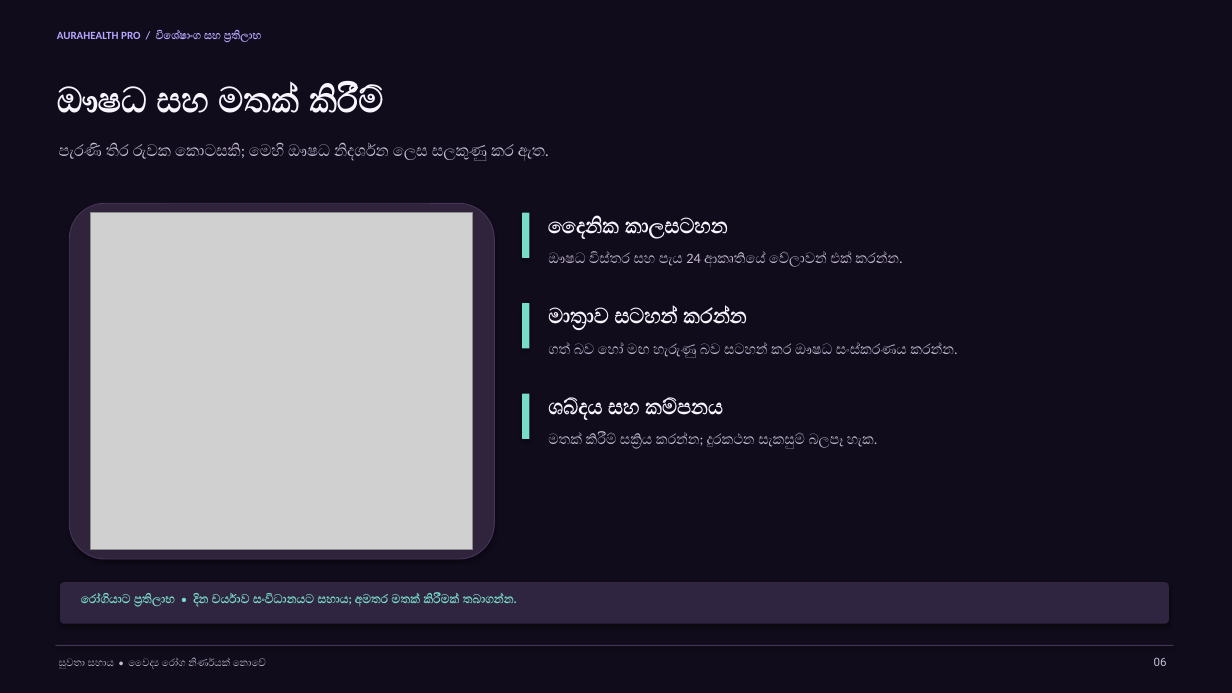
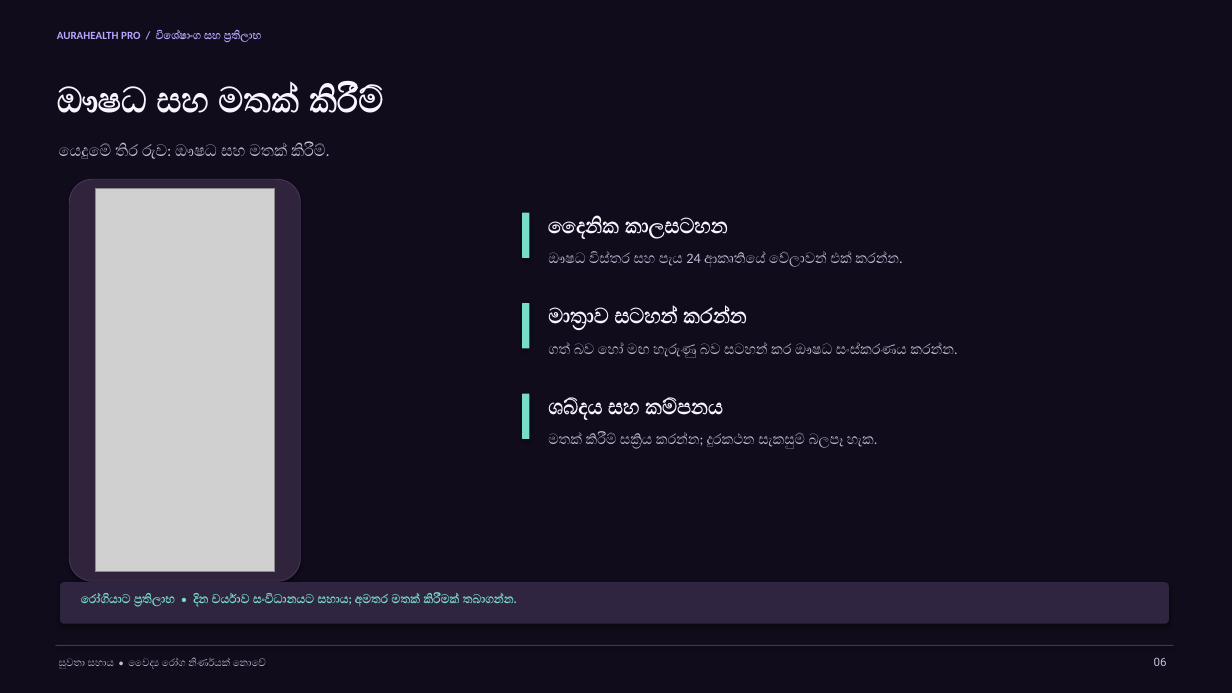
Before and after one commit to mrh995044-a11y/aura-helth-pro-complet, a slide deck: slide 6 of deliverables/AuraHealth-Pro-Features-and-Benefits-Sinhala-Animated.pptx. Drawn at 1232x693 pixels with LibreOffice and Linux fonts; fonts in the diff are those of the drawing; grey boxes stand for pictures. Boxes give left, top, right and bottom in pixels: in the first picture for what was removed or moved away, otherwise in the second. Text is boxed around its words. In the diff, an @@ line names an element or a change of style, - is before the commit and + after.

Commit message:
Update presentations with current app screenshots

```diff
--- a/deliverables/AuraHealth-Pro-Features-and-Benefits-Sinhala-Animated.pptx
+++ b/deliverables/AuraHealth-Pro-Features-and-Benefits-Sinhala-Animated.pptx
@@ text at [59,143,329,159]: text changed @@
-පැරණි තිර රුවක කොටසකි; මෙහි ඖෂධ නිදර්ශන ලෙස සලකුණු කර ඇත.
+යෙදුමේ තිර රුව: ඖෂධ සහ මතක් කිරීම්.
@@ rounded rectangle: place and size @@
-rounded rectangle at [69,203,494,559]
+rounded rectangle at [69,179,300,581]
@@ picture: place and size @@
-picture at [91,213,473,550]
+picture at [95,189,274,572]
```
Also in this commit, not shown: 9 other slides changed, 11 other files.
